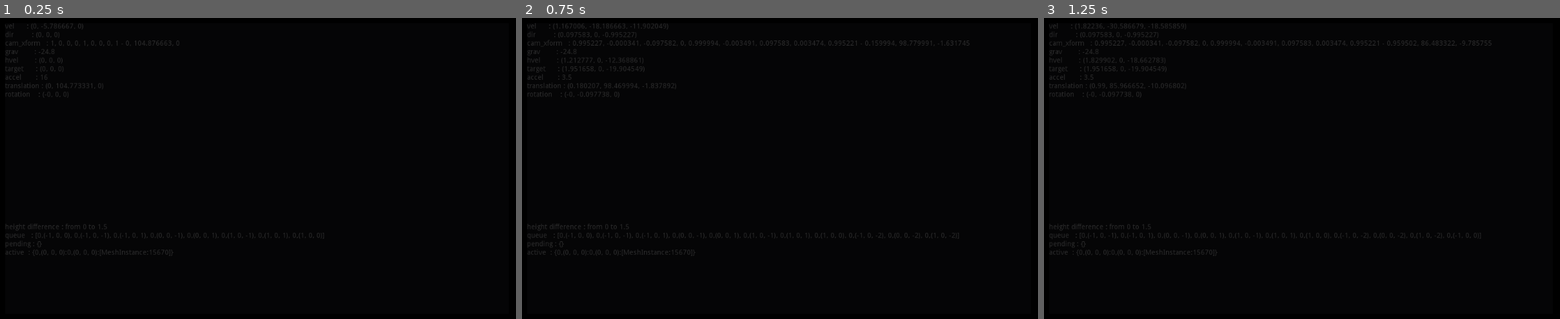
Above: before the commit, frames 1-3 (left to right).
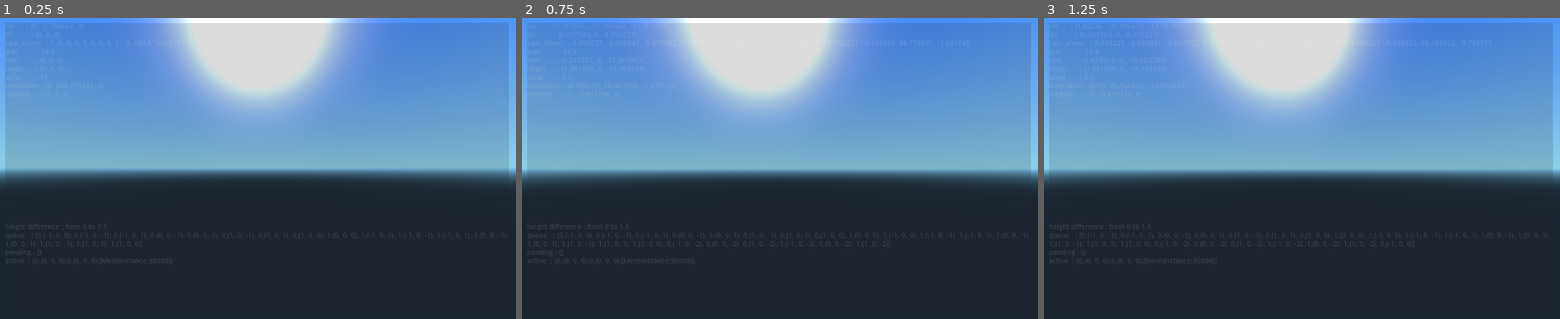
Above: after the commit, the same moments.

Repository: MichaelReel/Mesh_Collider
Game: Godot game, scene res://Root.tscn
Same seed, same stepped clock (60 frames per second), same inputs: the game is played once before the commit and once after it.
Inputs (mouse positions are in pixels of both pictures, inside the frame that each line leads up to):
- Up to frame 1 (0.25 s): no input
- Up to frame 2 (0.75 s): tap Enter at 0.5 s; move the mouse to (805, 168) at 0.52 s; hold W (forward) from 0.53 s (still down)
- Up to frame 3 (1.25 s): keep holding W (forward)

The runs differ from the first frame. In frame 1, 100% of the frame differs, in the area x 0-100%, y 0-100%; in frame 2, 100%; in frame 3, 100%.

Commit message:
Some progress, but lots of fine tuning required. May need to extend the first LOD layer of chunks out further to meet the far end of the camera. No real sky-box, as such yet. Need to make island bigger and taller and then work on figuring out if the engine can do this itself (or not).

Diff:
--- a/CameraControl.gd
+++ b/CameraControl.gd
@@ -4,7 +4,7 @@
 
 var cameras                     # Camera node - the first person view
 var camera_holders              # Spatial node holding all we want to rotate on the X (vert) axis
-# This is coupled to the grid and chunk sizes in TerrainManager
+# This is coupled to the chunk sizes and graph scales in TerrainManager
 export (Array, float) var movement_ratio
 var cam_ref
 var bodies
@@ -14,8 +14,6 @@
 # Intern variables.
 var vel = Vector3()
 const NORMAL_GRAVITY = -24.8    # Strength of gravity while walking
-const TERMINAL_VELOCITY = 50    # If we're falling this fast, something isn't right
-const UNSTICK_SPEED = 4         # Hack "jump" speed to unstick camera off the terrain
 const MAX_SPEED = 20            # Fastest player can reach
 const JUMP_SPEED = 18           # Affects how high we can jump
 const ACCEL = 3.5               # How fast we get to top speed
--- a/Graph.gd
+++ b/Graph.gd
@@ -7,6 +7,7 @@
 var triangles
 
 var hash_tool
+var scale
 
 # Some fields used to track limits
 # Set with some reasonable defaults and update later
@@ -150,11 +151,12 @@
 			list.insert(t_ind, t)
 		return t
 
-func _init(ht):
+func _init(ht, s):
 	vertices  = []
 	edges     = []
 	triangles = []
 	hash_tool = ht
+	scale = s
 
 func clear():
 	vertices.clear()
@@ -213,7 +215,7 @@
 	# Where amplitude is modified for each hashes by the multiplier
 
 	for v in vertices:
-		var new_height = hash_tool.getHash(v.pos.x + x_offset, v.pos.z + z_offset)
+		var new_height = hash_tool.getHash((v.pos.x + x_offset) * scale, (v.pos.z + z_offset) * scale)
 		v.set_height(new_height)
 		min_height = min(min_height, new_height)
 		max_height = max(max_height, new_height)
--- a/Root.tscn
+++ b/Root.tscn
@@ -16,8 +16,9 @@
 
 script = ExtResource( 1 )
 _sections_unfolded = [ "Transform" ]
-grid_size = [ Vector2( 32, 32 ), Vector2( 32, 32 ) ]
-chunk_size = [ Vector3( 64, 64, 64 ), Vector3( 64, 64, 64 ) ]
+grid_sizes = [ Vector2( 32, 32 ), Vector2( 32, 32 ) ]
+chunk_sizes = [ Vector3( 64, 64, 64 ), Vector3( 1024, 64, 1024 ) ]
+graph_scales = [ 1.0, 16.0 ]
 material = ExtResource( 2 )
 
 [node name="Far" type="Spatial" parent="Terrain" index="0"]
@@ -58,7 +59,7 @@
 hdr = true
 disable_3d = false
 usage = 2
-debug_draw = 2
+debug_draw = 0
 render_target_v_flip = false
 render_target_clear_mode = 0
 render_target_update_mode = 3
@@ -86,7 +87,7 @@
 [node name="Camera" type="Camera" parent="Viewports/Far/BodyMount/CameraMount" index="0"]
 
 keep_aspect = 1
-cull_mask = 3
+cull_mask = 2
 environment = null
 h_offset = 0.0
 v_offset = 0.0
@@ -95,9 +96,9 @@
 current = true
 fov = 70.0
 size = 1.0
-near = 0.05
-far = 3000.0
-_sections_unfolded = [ "Transform" ]
+near = 24.0
+far = 2048.0
+_sections_unfolded = [ "Transform", "Visibility" ]
 
 [node name="Near" type="Viewport" parent="Viewports" index="1"]
 
@@ -158,7 +159,7 @@
 fov = 70.0
 size = 1.0
 near = 0.05
-far = 100.0
+far = 256.0
 _sections_unfolded = [ "Transform" ]
 
 [node name="CollisionShape" type="CollisionShape" parent="Viewports/Near/PlayerBody" index="1"]
--- a/TerrainManager.gd
+++ b/TerrainManager.gd
@@ -7,8 +7,9 @@
 var chunk_refs = {} # LOD and Pos details for loaded and yet to be loaded chunks
 
 # These are coupled to the movement ratios in CameraControl
-export (Array, Vector2) var grid_size
-export (Array, Vector3) var chunk_size
+export (Array, Vector2) var grid_sizes
+export (Array, Vector3) var chunk_sizes
+export (Array, float) var graph_scales
 
 export (ShaderMaterial) var material
 
@@ -43,7 +44,7 @@
 	Vector3( 1, 0, -1),
 ]
 
-# TODO: Can probably inline calculate these:
+# TODO: Can probably inline calculate these without much hit:
 # pre-calc chunk order for rotations - depending on direction facing
 const CHUNK_ORDERS = [
 	[ CO[0], CO[1], CO[7], CO[2], CO[6], CO[3], CO[5], CO[4] ],
@@ -76,9 +77,12 @@
 
 	# Create the re-usable graph layer we dump meshes from
 	var hhash = HeightHash.new()
-	var graph = Graph.new(hhash)
-	graph.create_base_square_grid(grid_size[primary_lod_ind].x, grid_size[primary_lod_ind].y)
-	graphs.append(graph)
+	var lod = 0
+	for grid_size in grid_sizes:
+		var graph = Graph.new(hhash, graph_scales[lod])
+		graph.create_base_square_grid(grid_size.x, grid_size.y)
+		graphs.append(graph)
+		lod += 1
 
 	# Set up the threading components
 	# mutex = Mutex.new()
@@ -87,13 +91,13 @@
 	thread = Thread.new()
 
 	# Need to load/create the first chunk before starting loading thread
-	var key_str = get_centered_chunk_key_str()
+	var key_str = get_centered_chunk_key_strs()[primary_lod_ind]
 	queue_chunk(key_str)
 	chunk_loader()
 	load_keyed_chunk(key_str)
 
 	# TODO: Not sure I like this coupling, may need to rethink:
-	player.translation.y = chunk_size[primary_lod_ind].y * graphs[primary_lod_ind].max_height * 1.1
+	player.translation.y = chunk_sizes[primary_lod_ind].y * graphs[primary_lod_ind].max_height * 1.1
 
 	# Kick off the loading thread
 	thread.start(self, "chunk_generation", 0)
@@ -108,31 +112,40 @@
 func get_chunk_by_key_str(key_str):
 	return chunk_refs[key_str]
 
-func get_centered_chunk_key_str():
+func get_centered_chunk_key_strs():
 	var center = player.translation
-
-	var pos = Vector3()
-	pos.x = floor(center.x / chunk_size[0].x)
-	pos.y = 0.0
-	pos.z = floor(center.z / chunk_size[0].z)
-
-	var key_str = get_chunk_key_str(0, pos)
-
-	return key_str
+	var key_strs = []
+
+	var lod = 0
+	for chunk_size in chunk_sizes:
+		var pos = Vector3()
+		pos.x = floor(center.x / chunk_size.x)
+		pos.y = 0.0
+		pos.z = floor(center.z / chunk_size.z)
+
+		key_strs.append(get_chunk_key_str(lod, pos))
+		lod += 1
+
+	return key_strs
 
 func get_chunk_key_strs_viewable():
-	var center_chunk_key_str = get_centered_chunk_key_str()
-	var center_chunk_pos = get_chunk_by_key_str(center_chunk_key_str).pos
-
-	var chunk_queue = [center_chunk_key_str]
+	var center_chunk_key_strs = get_centered_chunk_key_strs()
 
 	# Queue by direction facing
 	var rotation = player.rotation.y
 	var rot_index = int(floor( (rotation + PI) * 4 / PI + 0.5)) % 8
-
-	for offset in CHUNK_ORDERS[rot_index]:
-		var key_str = get_chunk_key_str(0, center_chunk_pos + offset)
-		chunk_queue.append(key_str)
+	var chunk_queue = []
+
+	var lod = 0
+	for center_chunk_key_str in center_chunk_key_strs:
+		var center_chunk_pos = get_chunk_by_key_str(center_chunk_key_str).pos
+
+		chunk_queue.append(center_chunk_key_str)
+
+		for offset in CHUNK_ORDERS[rot_index]:
+			var key_str = get_chunk_key_str(lod, center_chunk_pos + offset)
+			chunk_queue.append(key_str)
+		lod += 1
 
 	return chunk_queue
 
@@ -190,10 +203,10 @@
 		var chunk_key = get_chunk_by_key_str(key_str)
 		var chunk_pos = chunk_key.pos
 		var lod_ind = chunk_key.lod
-		var new_pos = Vector3(chunk_size[0].x * chunk_pos.x, chunk_size[0].y * chunk_pos.y, chunk_size[0].z * chunk_pos.z)
-
-		var new_chunk = Chunk.new(grid_size[0], chunk_pos, graphs[0])
-		new_chunk.scale = chunk_size[0]
+		var new_pos = Vector3(chunk_sizes[lod_ind].x * chunk_pos.x, chunk_sizes[lod_ind].y * chunk_pos.y, chunk_sizes[lod_ind].z * chunk_pos.z)
+
+		var new_chunk = Chunk.new(grid_sizes[lod_ind], chunk_pos, graphs[lod_ind])
+		new_chunk.scale = chunk_sizes[lod_ind]
 		new_chunk.translation = new_pos
 		new_chunk.material_override = material
 		new_chunk.layers = lod_ind + 1
